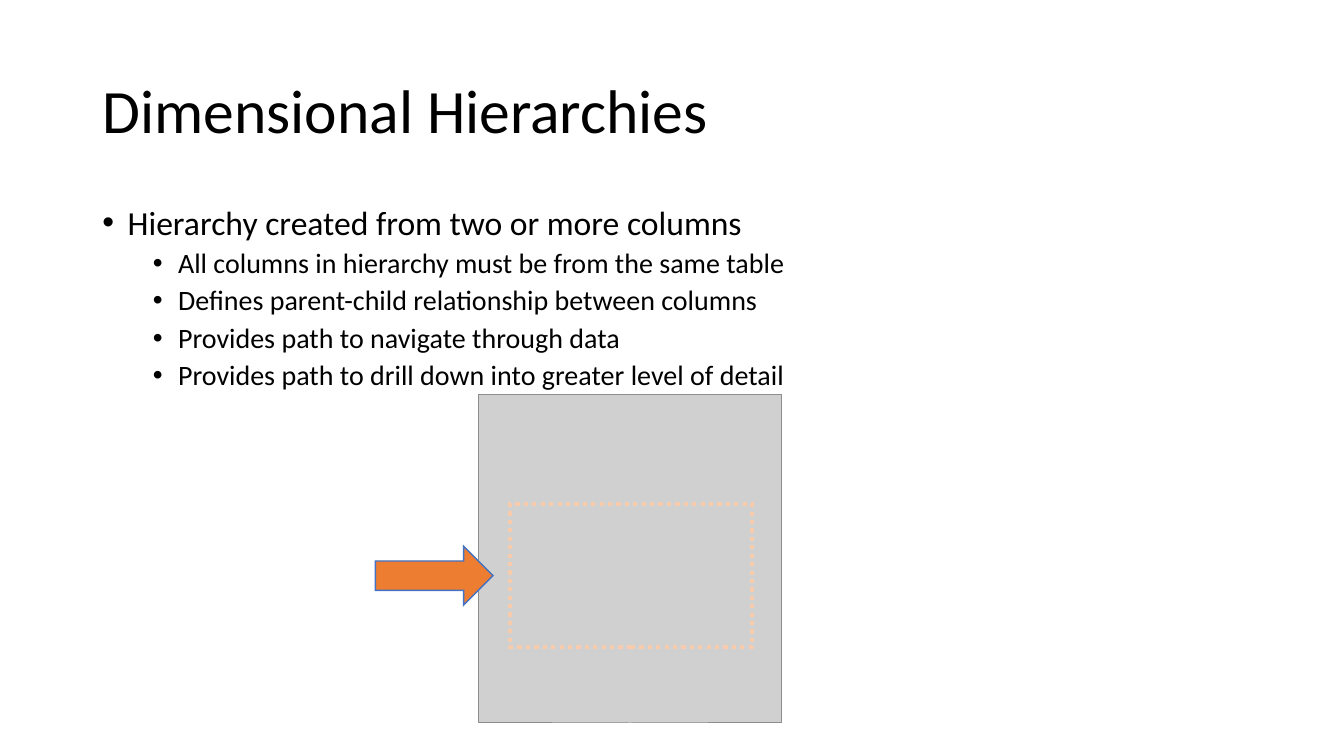
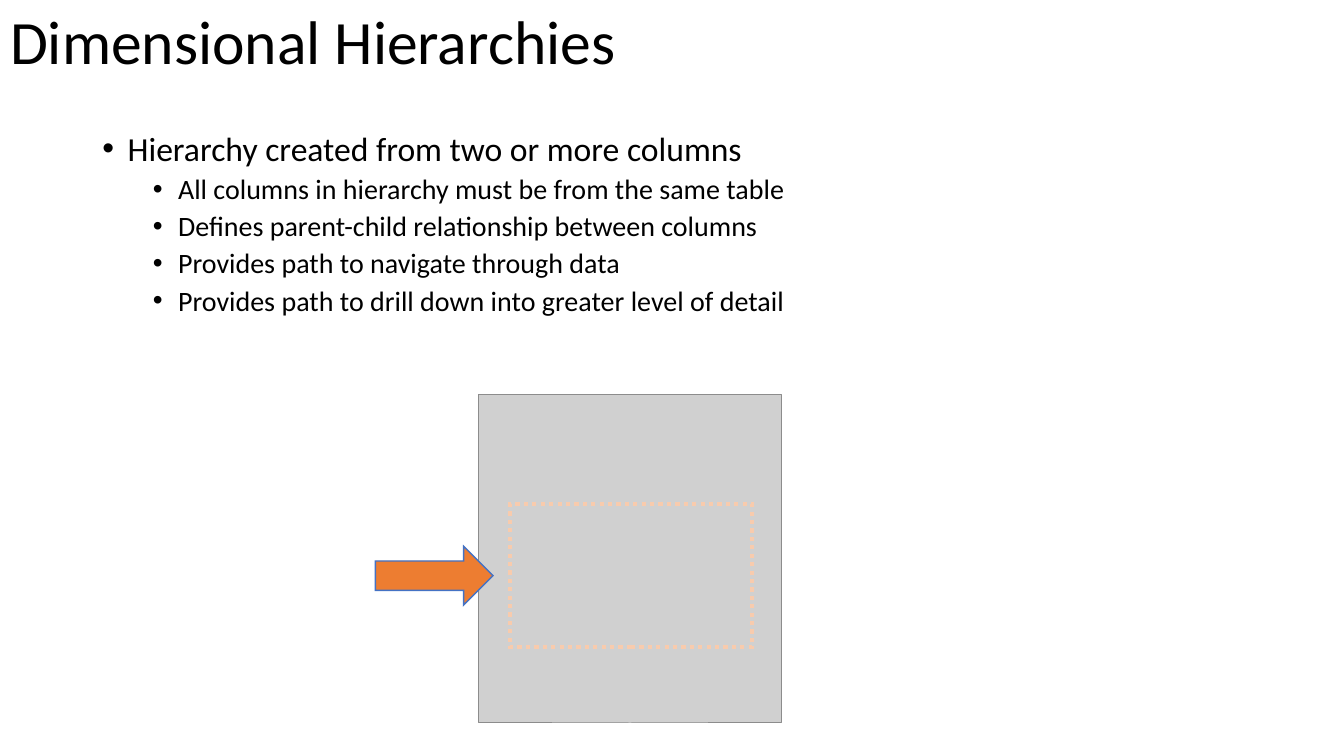
Before and after one commit to solliancenet/precon-synapse-power-bi, a slide deck: slide 33 of Slides/04 - Power BI.pptx (slide 36 before the commit). Drawn at 1344x756 pixels with LibreOffice and Linux fonts; fonts in the diff are those of the drawing; grey boxes stand for pictures. Boxes give left, top, right and bottom in pixels: in the first picture for what was removed or moved away, otherwise in the second. Text is boxed around its words. In the diff, an @@ line names an element or a change of style, - is before the commit and + after.

```diff
--- a/Slides/04 - Power BI.pptx
+++ b/Slides/04 - Power BI.pptx
@@ title "Dimensional Hierarchies": place and size @@
-title "Dimensional Hierarchies" at bbox=[102, 90, 707, 134]
+title "Dimensional Hierarchies" at bbox=[10, 21, 615, 65]
@@ text "Hierarchy created from two or ...": place and size @@
-text "Hierarchy created from two or ..." at bbox=[128, 211, 784, 390]
+text "Hierarchy created from two or ..." at bbox=[128, 137, 784, 316]
```
Also in this commit, not shown: 46 other slides changed, 10 slides added, 4 slides removed.
